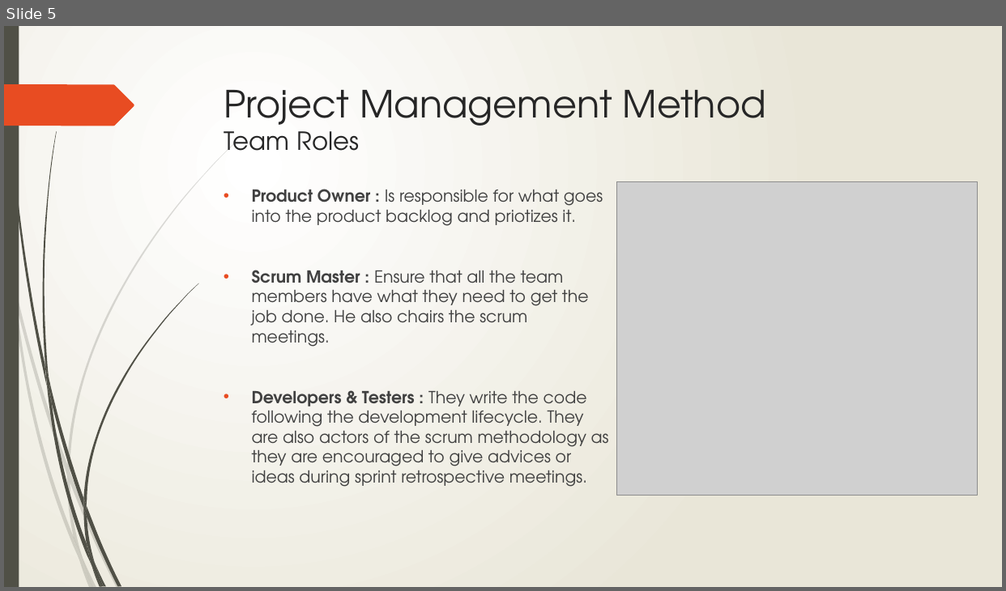
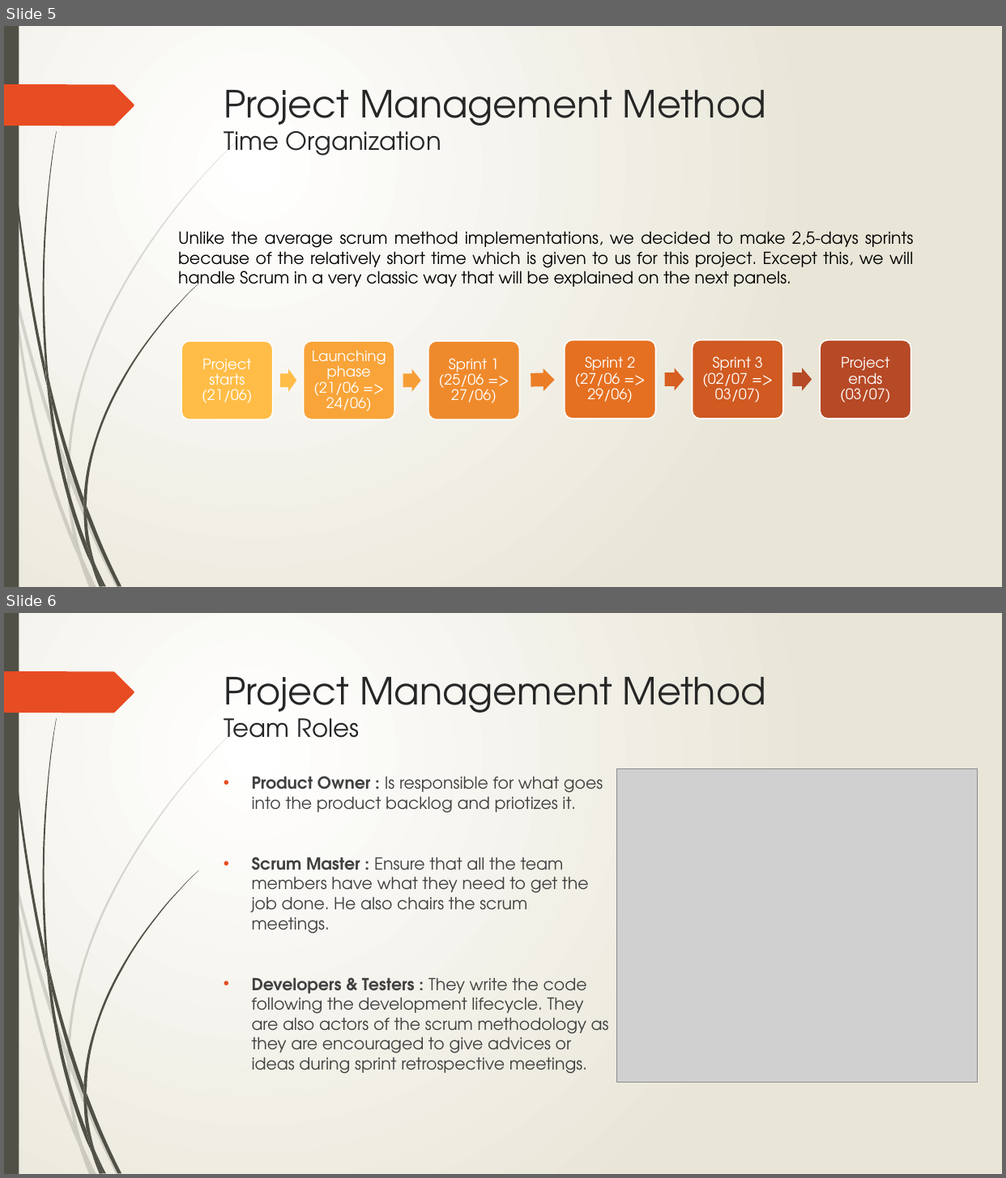
Before and after one commit to Toulouse-Exia-A4/AtlantisToulouseUML, a slide deck: ProjectManagement/Project Management.pptx. Shown one above the other, each under a label of ours: slide 5 before the commit, slides 5 and 6 after it. The pictures are 1006x591 and 1006x1178 pixels, drawn with LibreOffice and Linux fonts; fonts in the diff are those of the drawing; grey boxes stand for pictures. Boxes give left, top, right and bottom in pixels: in the first picture for what was removed or moved away, otherwise in the second. Text is boxed around its words. In the diff, an @@ line names an element or a change of style, - is before the commit and + after.

```diff
--- a/ProjectManagement/Project Management.pptx
+++ b/ProjectManagement/Project Management.pptx
@@ slide 5 added at (4, 26, 1002, 587), background gradient #FFFFFF to #EAE7D8; not listed: 24 template elements that a slide beside it also shows @@
@@ title added at (224, 90, 766, 156), 36 pt, text #262626 @@
+Project Management Method
+Time Organization
@@ text added at (178, 231, 914, 292), 16 pt, text #000000 @@
+Unlike the average scrum method implementations, we decided to make 2,5-days sprints because of the relatively short time which is given to us for this project. Except this, we will handle Scrum in a very classic way that will be explained on the next panels.
@@ group added at (181, 340, 911, 420): 6 rounded rectangles, 6 texts, 5 right arrows @@
+Project starts (21/06)
+Launching phase (21/06 => 24/06)
+Sprint 1 (25/06 => 27/06)
+Sprint 2 (27/06 => 29/06)
+Sprint 3 (02/07 => 03/07)
+Project ends (03/07)
@@ what was slide 5 is now slide 6 @@
```
Also in this commit, not shown: 4 slides changed.
